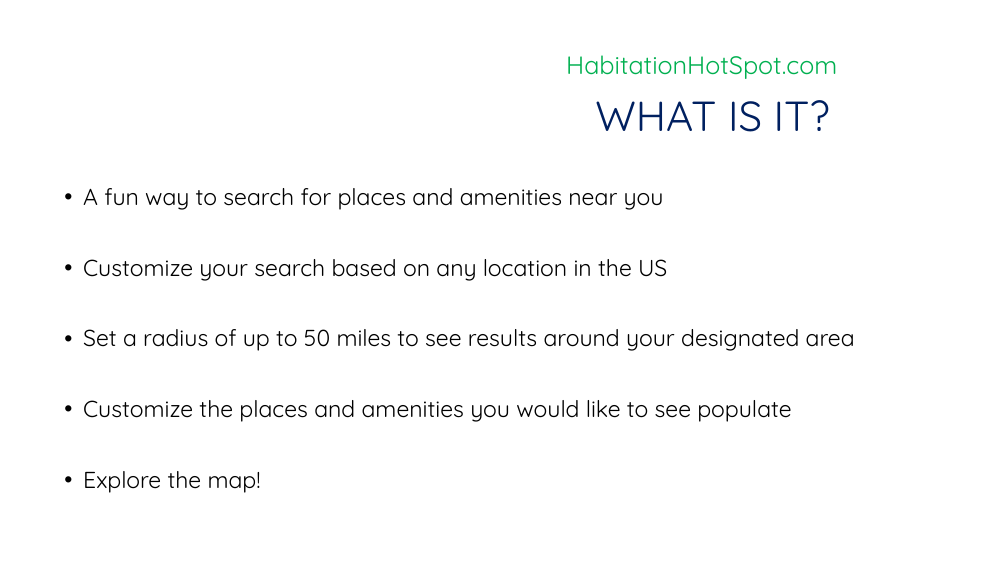
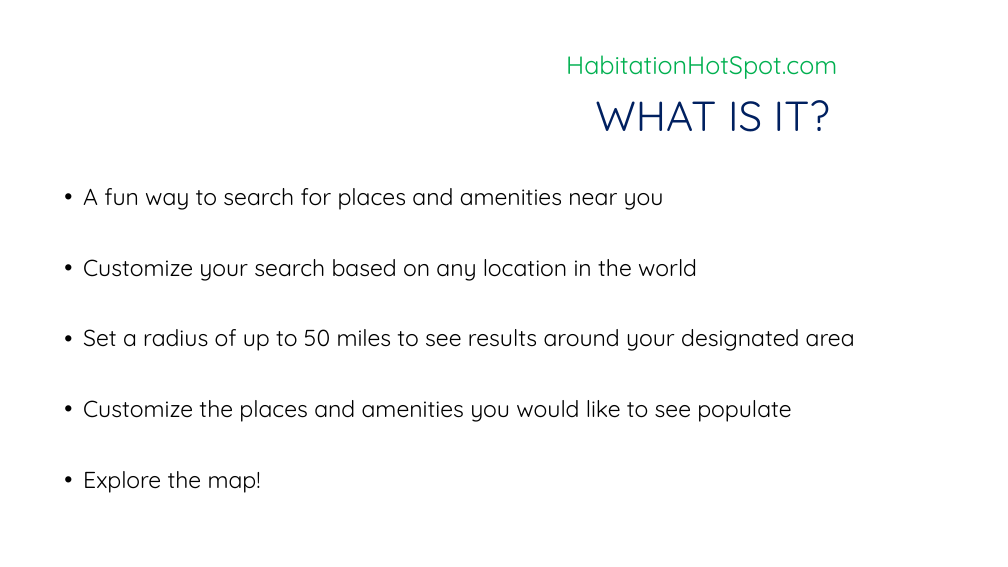
Before and after one commit to Zoocko42/skrongproject1, a slide deck: slide 2 of media/Project-1.pptx. Drawn at 1008x567 pixels with LibreOffice and Linux fonts; fonts in the diff are those of the drawing; background and template pictures are left out. Boxes give left, top, right and bottom in pixels: in the first picture for what was removed or moved away, otherwise in the second. Text is boxed around its words. In the diff, an @@ line names an element or a change of style, - is before the commit and + after.

Commit message:
Add files via upload
finished version of powerpoint presentation

```diff
--- a/media/Project-1.pptx
+++ b/media/Project-1.pptx
@@ text at (x1=83, y1=259, x2=697, y2=281): text changed @@
-• Customize your search based on any location in the US
+• Customize your search based on any location in the world
```
Also in this commit, not shown: 5 other slides changed, 3 slides added, 1 slide removed.
